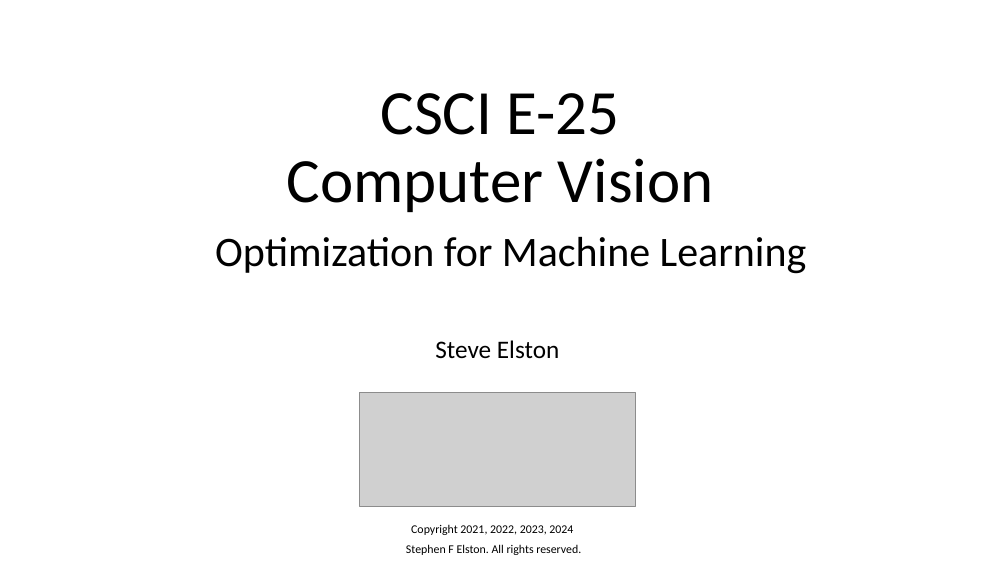
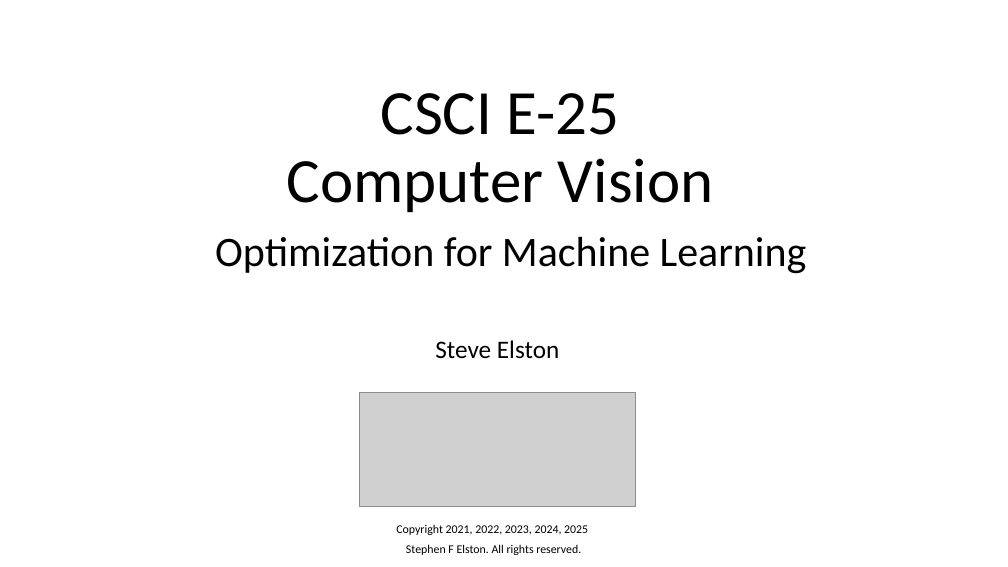
Before and after one commit to StephenElston/CSCI-E25, a slide deck: slide 1 of SuplementaryMaterial/OptimizationForDeepLearning.pptx. Drawn at 1008x567 pixels with LibreOffice and Linux fonts; fonts in the diff are those of the drawing; grey boxes stand for pictures. Boxes give left, top, right and bottom in pixels: in the first picture for what was removed or moved away, otherwise in the second. Text is boxed around its words. In the diff, an @@ line names an element or a change of style, - is before the commit and + after.

```diff
--- a/SuplementaryMaterial/OptimizationForDeepLearning.pptx
+++ b/SuplementaryMaterial/OptimizationForDeepLearning.pptx
@@ text at box(396, 525, 588, 535): text changed @@
-Copyright 2021, 2022, 2023, 2024
+Copyright 2021, 2022, 2023, 2024, 2025
```
Also in this commit, not shown: 2 other slides changed, 1 slide removed.
